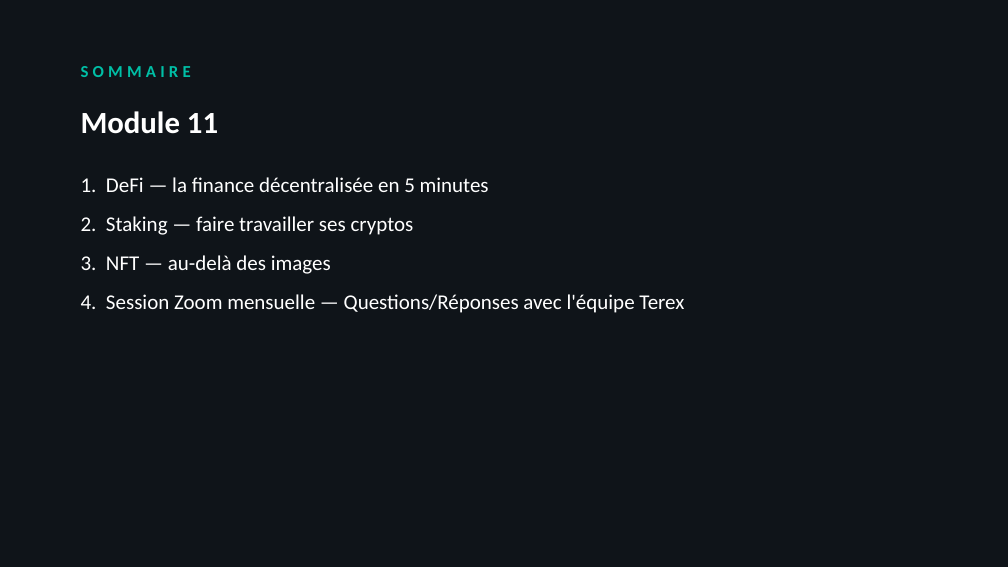
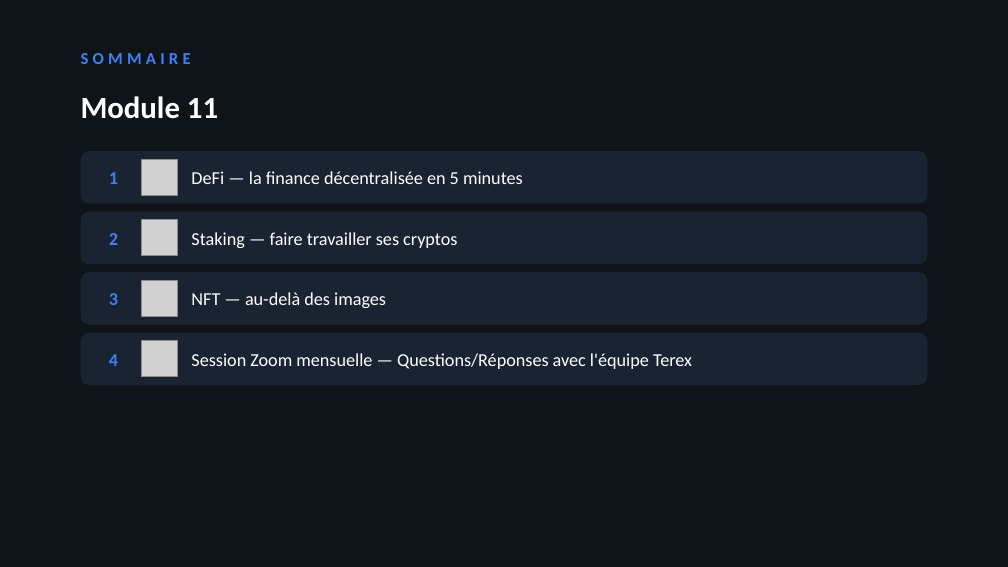
Before and after one commit to ooble27/acheter-tether-avec-terex, a slide deck: slide 2 of public/course-materials/pptx/Module-11-Aller-plus-loin-sessions-en-direct.pptx. Drawn at 1008x567 pixels with LibreOffice and Linux fonts; fonts in the diff are those of the drawing; grey boxes stand for pictures. Boxes give left, top, right and bottom in pixels: in the first picture for what was removed or moved away, otherwise in the second. Text is boxed around its words. In the diff, an @@ line names an element or a change of style, - is before the commit and + after.

```diff
--- a/public/course-materials/pptx/Module-11-Aller-plus-loin-sessions-en-direct.pptx
+++ b/public/course-materials/pptx/Module-11-Aller-plus-loin-sessions-en-direct.pptx
@@ text "SOMMAIRE": place and size @@
-text "SOMMAIRE" at [81, 66, 191, 77]
+text "SOMMAIRE" at [81, 53, 191, 64]
@@ text "SOMMAIRE" at [81, 53, 191, 64]: text colour #00BFA6 to #3B82F6 @@
@@ text "Module 11": place and size @@
-text "Module 11" at [81, 111, 218, 134]
+text "Module 11" at [81, 96, 218, 119]
@@ rounded rectangle added at [81, 151, 927, 204], fill #1A2332 @@
@@ text added at [109, 172, 118, 184], 13 pt, text #3B82F6, bold @@
+1
@@ picture added at [141, 159, 177, 196] @@
@@ text added at [191, 171, 523, 184], 13 pt, text #FFFFFF @@
+DeFi — la finance décentralisée en 5 minutes
@@ rounded rectangle added at [81, 212, 927, 264], fill #1A2332 @@
@@ text added at [109, 233, 118, 245], 13 pt, text #3B82F6, bold @@
+2
@@ picture added at [141, 220, 177, 256] @@
@@ text added at [191, 232, 457, 248], 13 pt, text #FFFFFF @@
+Staking — faire travailler ses cryptos
@@ rounded rectangle added at [81, 272, 927, 325], fill #1A2332 @@
@@ text added at [109, 293, 118, 305], 13 pt, text #3B82F6, bold @@
+3
@@ picture added at [141, 280, 177, 317] @@
@@ text added at [191, 292, 386, 308], 13 pt, text #FFFFFF @@
+NFT — au-delà des images
@@ rounded rectangle added at [81, 333, 927, 385], fill #1A2332 @@
@@ text added at [109, 354, 118, 366], 13 pt, text #3B82F6, bold @@
+4
@@ picture added at [141, 341, 177, 377] @@
@@ text at [191, 353, 692, 369]: text changed; size 15 to 13 pt @@
-1. DeFi — la finance décentralisée en 5 minutes
-2. Staking — faire travailler ses cryptos
-3. NFT — au-delà des images
-4. Session Zoom mensuelle — Questions/Réponses avec l'équipe Terex
+Session Zoom mensuelle — Questions/Réponses avec l'équipe Terex
@@ text "Session Zoom mensuelle — Questions/Réponses ..." at [191, 353, 692, 369]: vertical alignment top to middle @@
```
Also in this commit, not shown: 28 other slides changed, 3 slides added, 23 other files.
